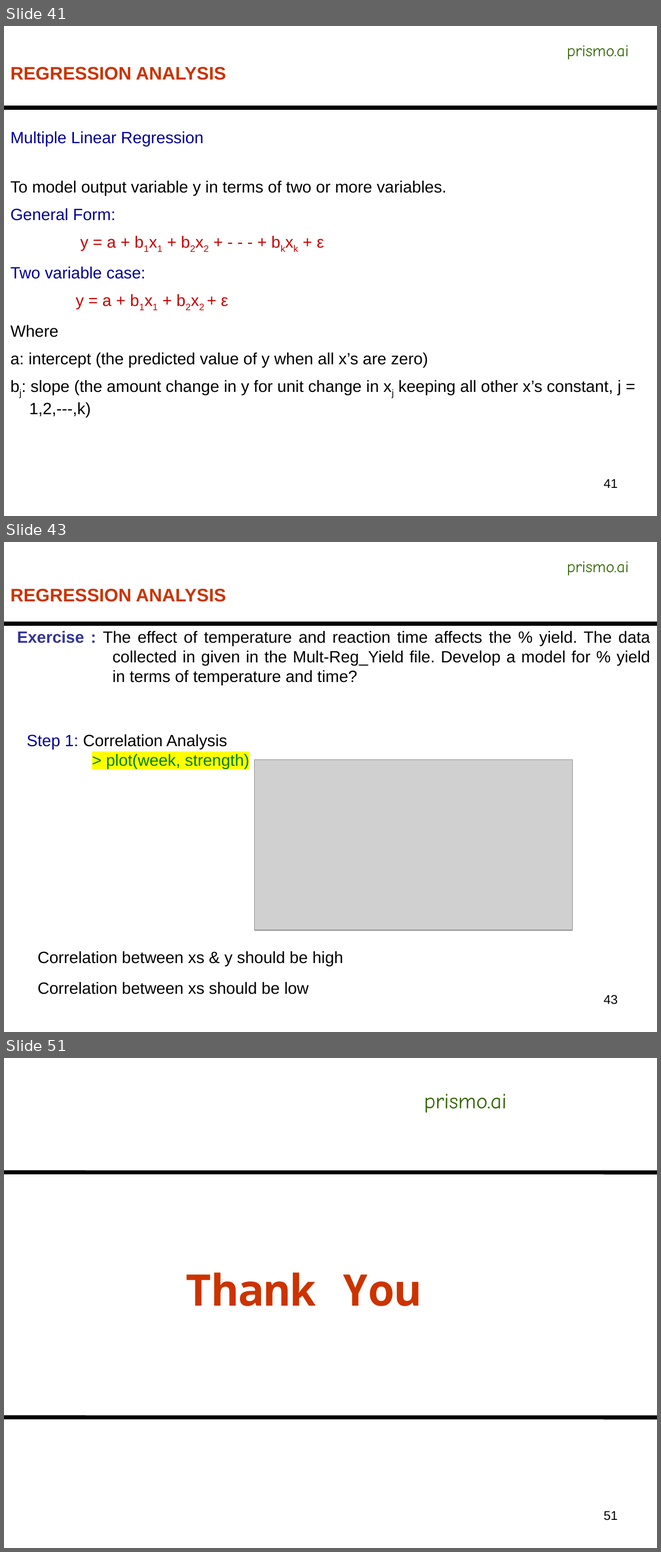
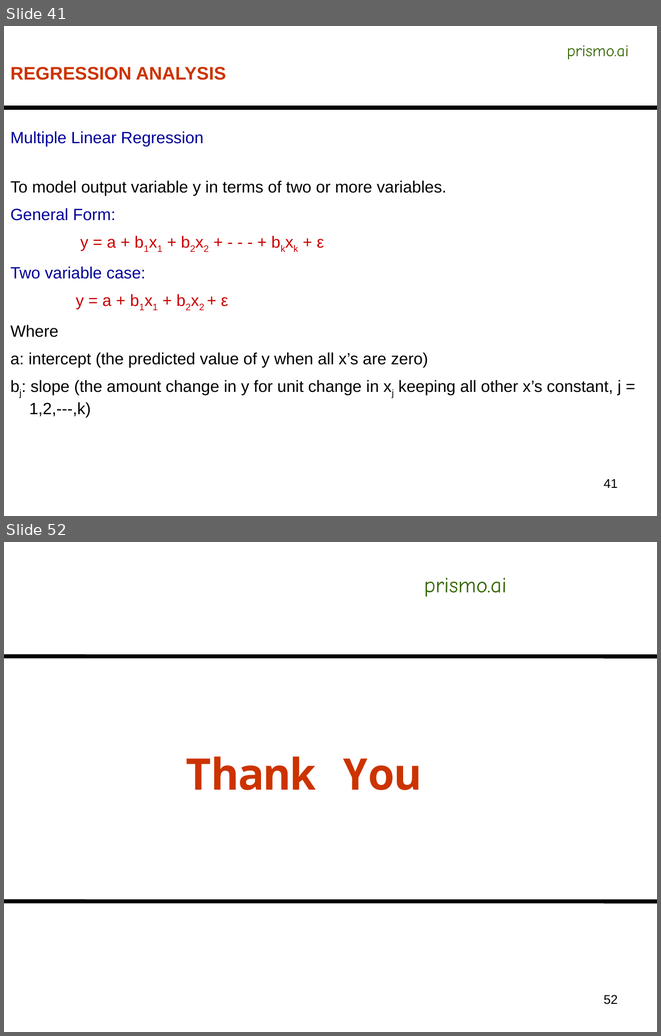
Before and after one commit to AnirbanDatta87/Python, a slide deck: Concepts/C12 - Predictive Modeling/Business_Forecasting_Module1.pptx. Shown one above the other, each under a label of ours: slides 41, 43 and 51 before the commit, slides 41 and 52 after it; the slides between them are not shown. The pictures are 661x1552 and 661x1036 pixels, drawn with LibreOffice and Linux fonts; fonts in the diff are those of the drawing; grey boxes stand for pictures. Boxes give left, top, right and bottom in pixels: in the first picture for what was removed or moved away, otherwise in the second. Text is boxed around its words. In the diff, an @@ line names an element or a change of style, - is before the commit and + after.

```diff
--- a/Concepts/C12 - Predictive Modeling/Business_Forecasting_Module1.pptx
+++ b/Concepts/C12 - Predictive Modeling/Business_Forecasting_Module1.pptx
@@ slide 43 removed at box(4, 542, 657, 1032), background #FFFFFF @@
@@ text removed at box(567, 561, 629, 575) @@
-prismo.ai
@@ text removed at box(10, 589, 226, 602) @@
-REGRESSION ANALYSIS
@@ line removed from (4, 624) to (657, 624) @@
@@ text removed at box(17, 631, 650, 685) @@
-Exercise : The effect of temperature and reaction time affects the % yield. The data collected in given in the Mult-Reg_Yield file. Develop a model for % yield in terms of temperature and time?
@@ text removed at box(27, 734, 249, 769) @@
-Step 1: Correlation Analysis
-> plot(week, strength)
@@ picture removed at box(254, 759, 573, 930) @@
@@ text removed at box(37, 951, 343, 994) @@
-Correlation between xs & y should be high
-Correlation between xs should be low
@@ page number removed at box(603, 995, 618, 1004) @@
-43
@@ what was slide 51 is now slide 52 @@
@@ page number at box(603, 995, 618, 1004): text changed @@
-51
+52
```
Also in this commit, not shown: 4 slides changed, 6 slides added, 4 other slides removed, 21 other files.
